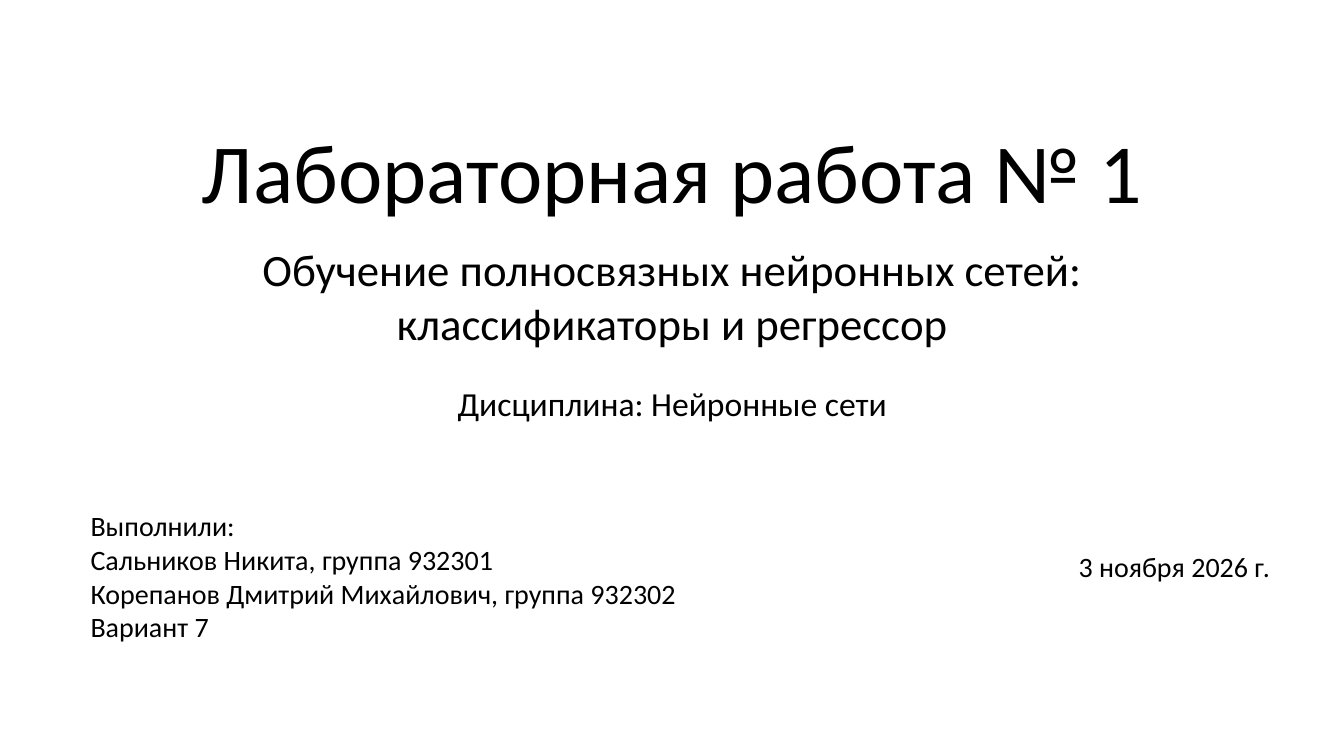
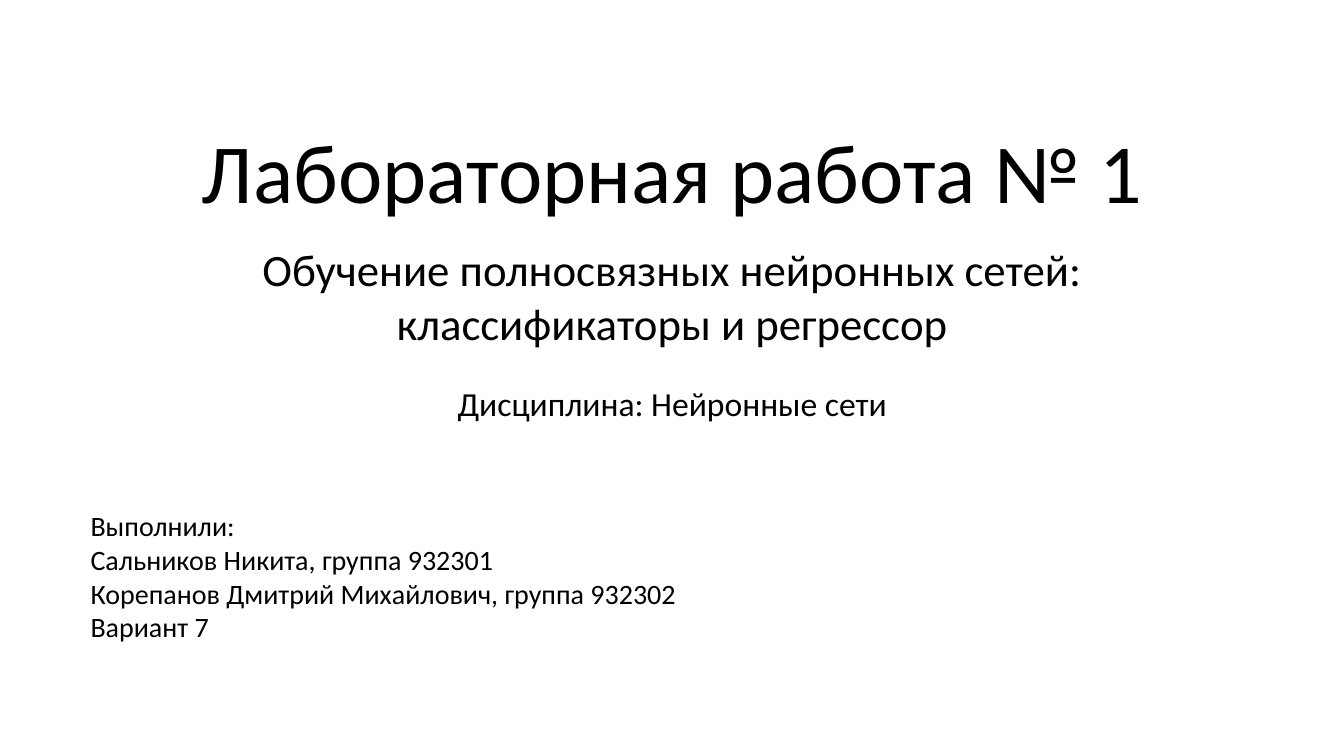
Before and after one commit to bigflyy/nn-uni, a slide deck: slide 1 of labs/lab1/nn-lab-1.pptx. Drawn at 1344x756 pixels with LibreOffice and Linux fonts; fonts in the diff are those of the drawing. Boxes give left, top, right and bottom in pixels: in the first picture for what was removed or moved away, otherwise in the second. Text is boxed around its words. In the diff, an @@ line names an element or a change of style, - is before the commit and + after.

```diff
--- a/labs/lab1/nn-lab-1.pptx
+++ b/labs/lab1/nn-lab-1.pptx
@@ text removed at [1079, 558, 1269, 582] @@
-3 ноября 2026 г.
```
Also in this commit, not shown: 21 other slides changed, 1 other file.
